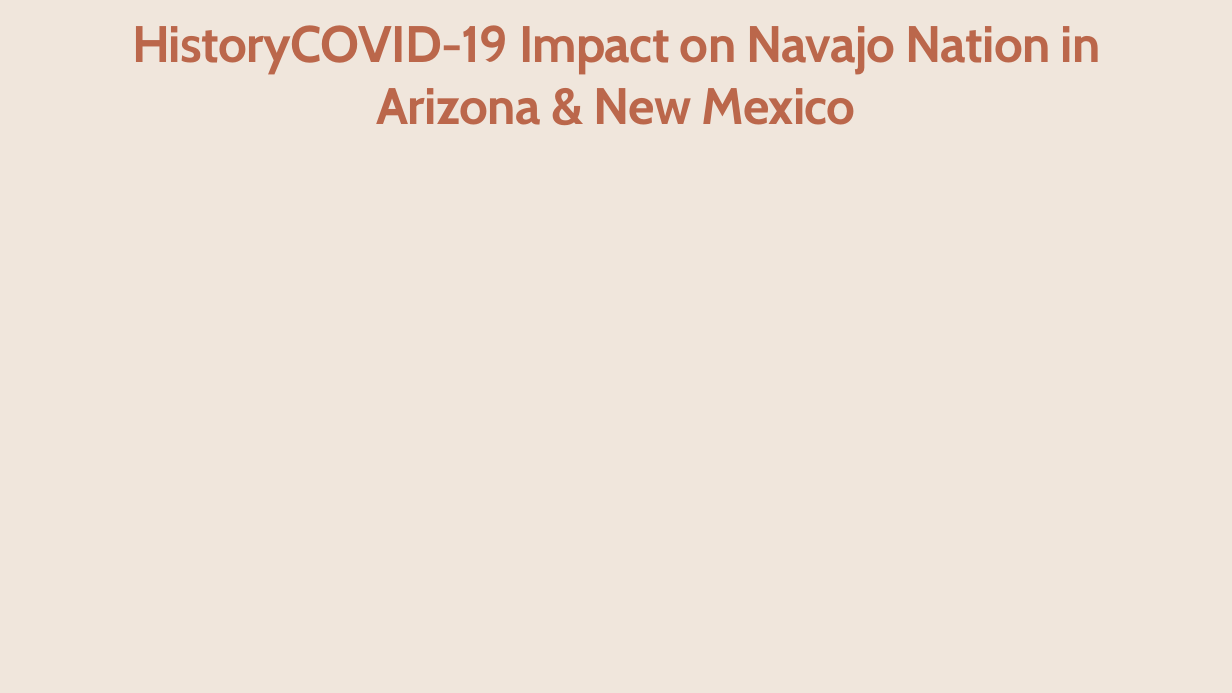
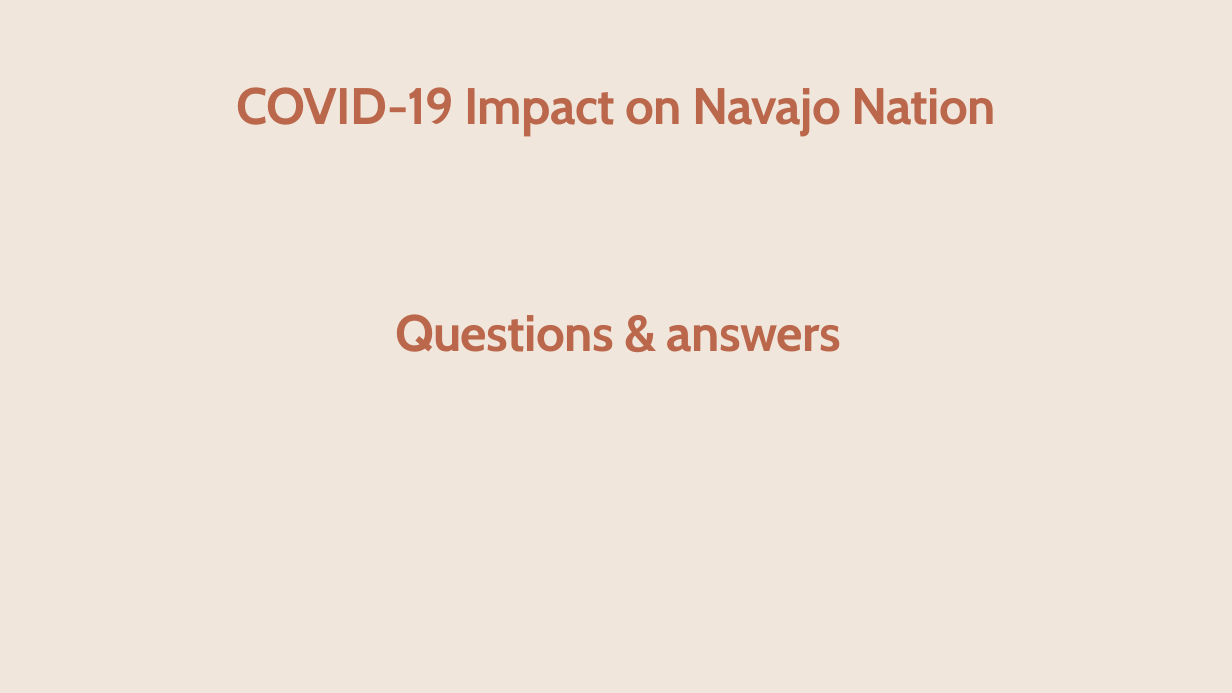
Before and after one commit to CCostenbader/Covid-19-effects-on-the-Navajo-Nation-Indian-Tribe, a slide deck: slide 22 of FinalPP.pptx (slide 43 before the commit). Drawn at 1232x693 pixels with LibreOffice and Linux fonts; fonts in the diff are those of the drawing; background and template pictures are left out. Boxes give left, top, right and bottom in pixels: in the first picture for what was removed or moved away, otherwise in the second. Text is boxed around its words. In the diff, an @@ line names an element or a change of style, - is before the commit and + after.

```diff
--- a/FinalPP.pptx
+++ b/FinalPP.pptx
@@ text at (236, 87, 996, 135): text changed @@
-HistoryCOVID-19 Impact on Navajo Nation in Arizona & New Mexico
+COVID-19 Impact on Navajo Nation
@@ title added at (395, 314, 841, 352), 40 pt, text #BB674B, bold @@
+Questions & answers
```
Also in this commit, not shown: 20 other slides changed, 1 slide added, 25 slides removed, 8 other files.
